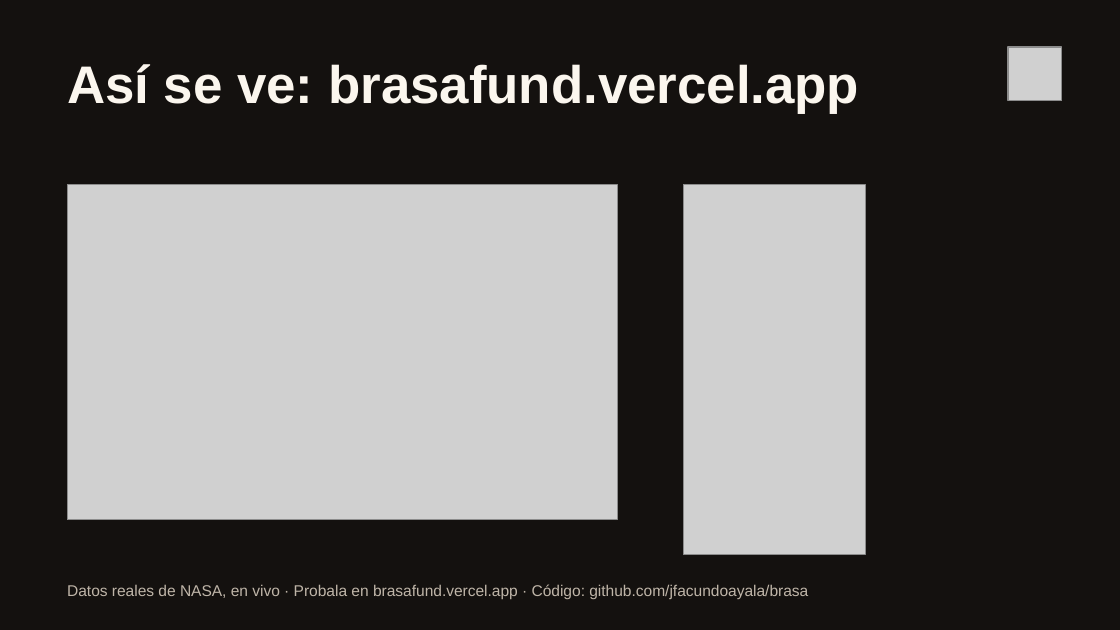
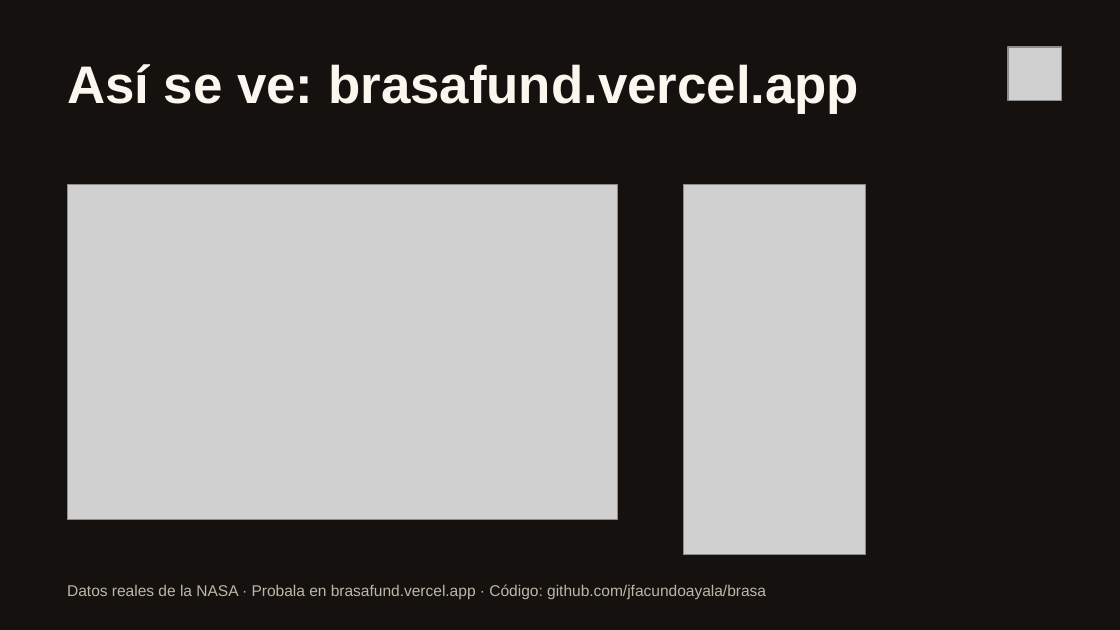
Before and after one commit to jfacundoayala/brasa, a slide deck: slide 5 of docs/presentacion/brasa-deck.pptx. Drawn at 1120x630 pixels with LibreOffice and Linux fonts; fonts in the diff are those of the drawing; grey boxes stand for pictures. Boxes give left, top, right and bottom in pixels: in the first picture for what was removed or moved away, otherwise in the second. Text is boxed around its words. In the diff, an @@ line names an element or a change of style, - is before the commit and + after.

```diff
--- a/docs/presentacion/brasa-deck.pptx
+++ b/docs/presentacion/brasa-deck.pptx
@@ text at [67,584,766,599]: text changed @@
-Datos reales de NASA, en vivo · Probala en brasafund.vercel.app · Código: github.com/jfacundoayala/brasa
+Datos reales de la NASA · Probala en brasafund.vercel.app · Código: github.com/jfacundoayala/brasa
```
Also in this commit, not shown: 3 other slides changed, 4 other files.
